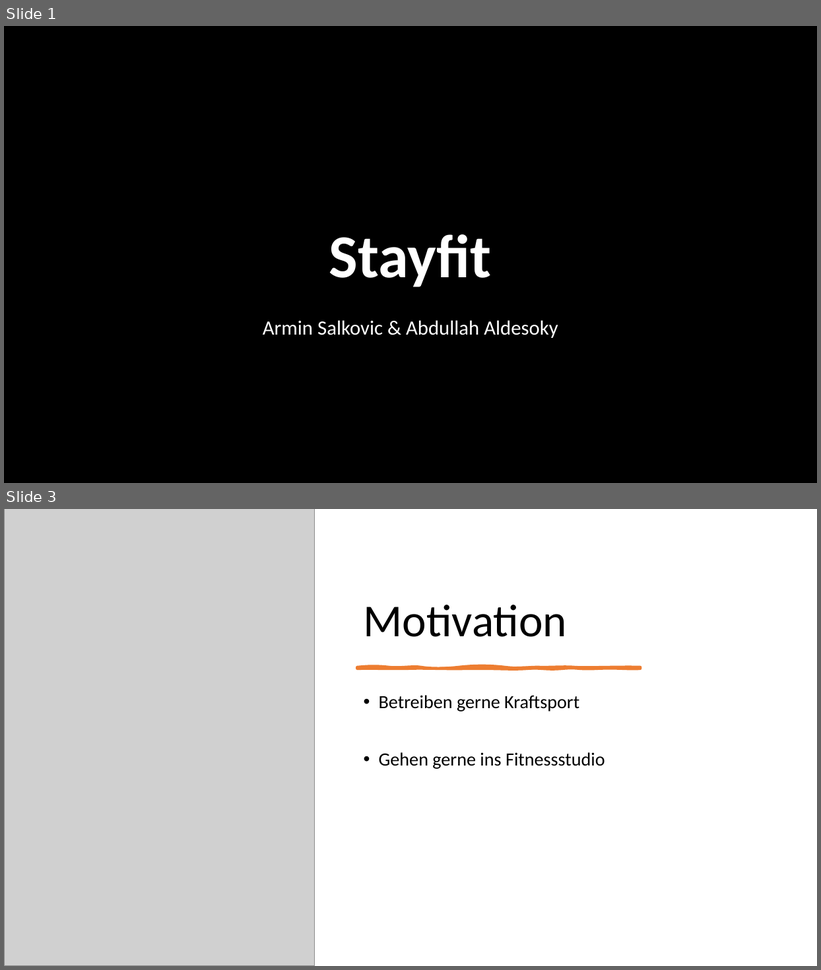
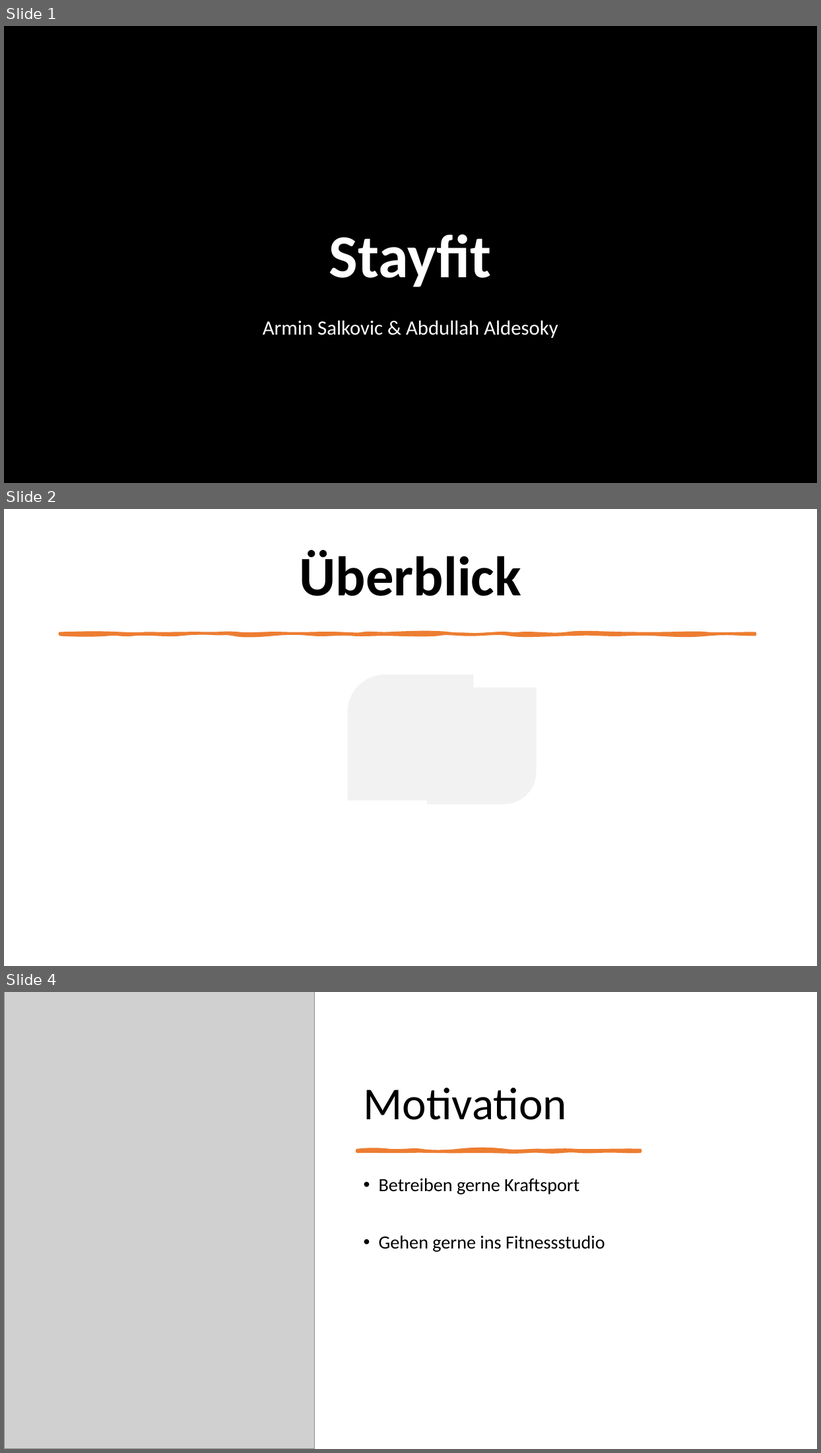
Before and after one commit to ab321/stayfit, a slide deck: powerpoint/stayfit.pptx. Shown one above the other, each under a label of ours: slides 1 and 3 before the commit, slides 1, 2 and 4 after it; the slides between them are not shown. The pictures are 821x970 and 821x1453 pixels, drawn with LibreOffice and Linux fonts; fonts in the diff are those of the drawing; grey boxes stand for pictures; background and template pictures are left out. Boxes give left, top, right and bottom in pixels: in the first picture for what was removed or moved away, otherwise in the second. Text is boxed around its words. In the diff, an @@ line names an element or a change of style, - is before the commit and + after.

```diff
--- a/powerpoint/stayfit.pptx
+++ b/powerpoint/stayfit.pptx
@@ slide 2 added at bbox=[4, 509, 817, 966], background #FFFFFF @@
@@ title added at bbox=[300, 550, 521, 596], 66 pt, text #000000, bold @@
+Überblick
@@ freeform shape added at bbox=[60, 634, 756, 634], fill #ED7D31, outline #ED7D31 3.25 pt @@
@@ round diag rect added at bbox=[347, 675, 473, 801], fill #F2F2F2 @@
@@ round diag rect added at bbox=[427, 688, 537, 804], fill #F2F2F2 @@
@@ what was slide 3 is now slide 4 @@
```
Also in this commit, not shown: 2 slides changed, 4 other slides added, 1 slide removed, 8 other files.
